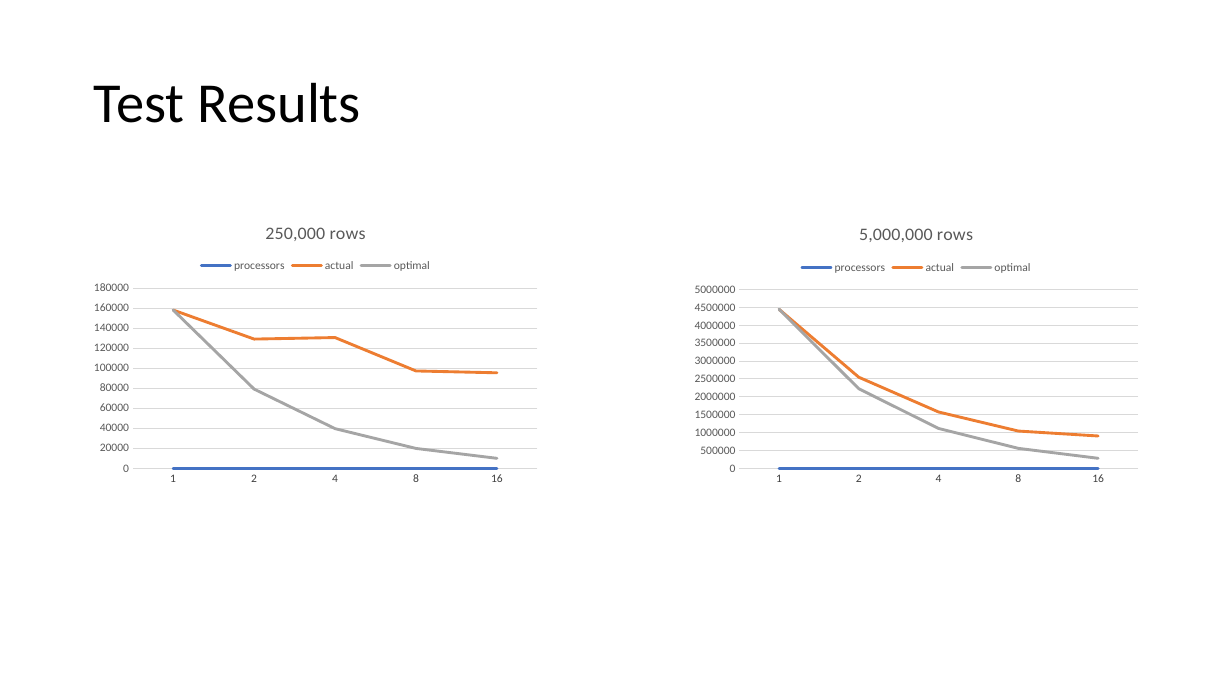
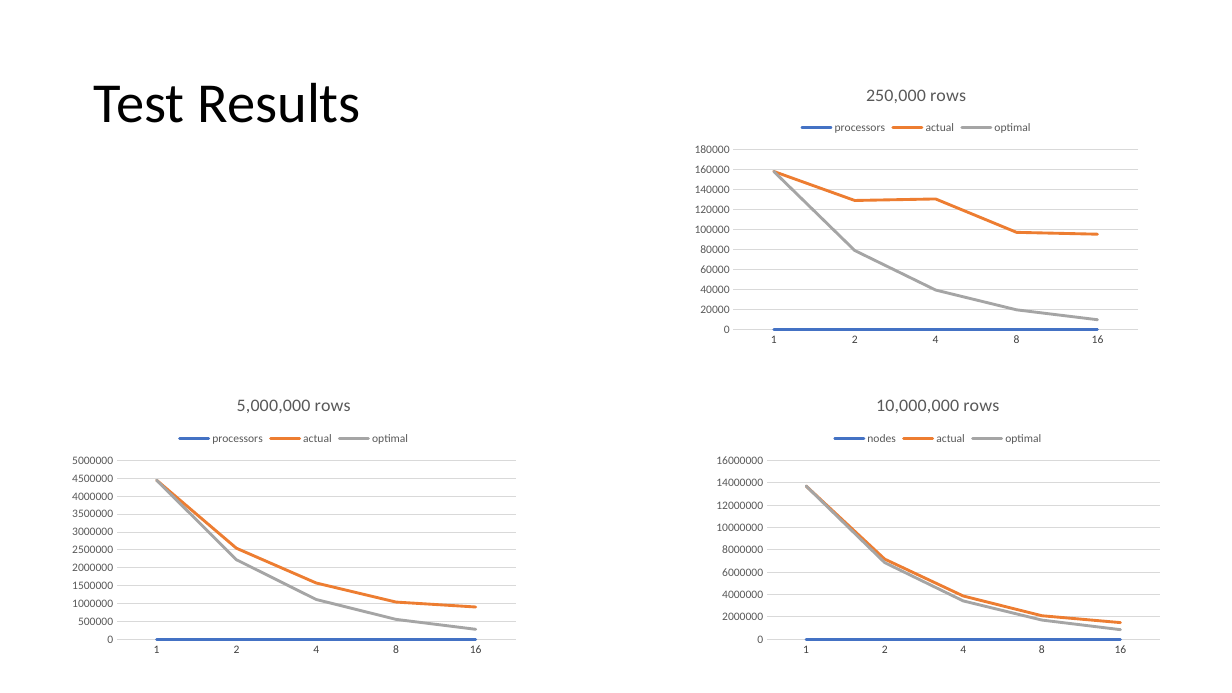
Before and after one commit to micophilip/comp5704, a slide deck: slide 31 of assets/project/Presentation.pptx (slide 30 before the commit). Drawn at 1232x693 pixels with LibreOffice and Linux fonts; fonts in the diff are those of the drawing. Boxes give left, top, right and bottom in pixels: in the first picture for what was removed or moved away, otherwise in the second. Text is boxed around its words. In the diff, an @@ line names an element or a change of style, - is before the commit and + after.

Commit message:
update slides

```diff
--- a/assets/project/Presentation.pptx
+++ b/assets/project/Presentation.pptx
@@ line chart: place and size @@
-line chart at box(85, 208, 547, 485)
+line chart at box(686, 69, 1148, 347)
@@ line chart: place and size @@
-line chart at box(686, 208, 1148, 485)
+line chart at box(63, 379, 525, 656)
@@ line chart added at box(707, 379, 1169, 656) @@
+title "10,000,000 rows "
+categories: 1, 2, 3, 4, 5
+nodes: 1, 2, 4, 8, 16
+actual: 13700000, 7200000, 3900000, 2100000, 1500000
+optimal: 13700000, 6900000, 3400000, 1700000, 900000
```
Also in this commit, not shown: 3 slides added, 1 other file.
